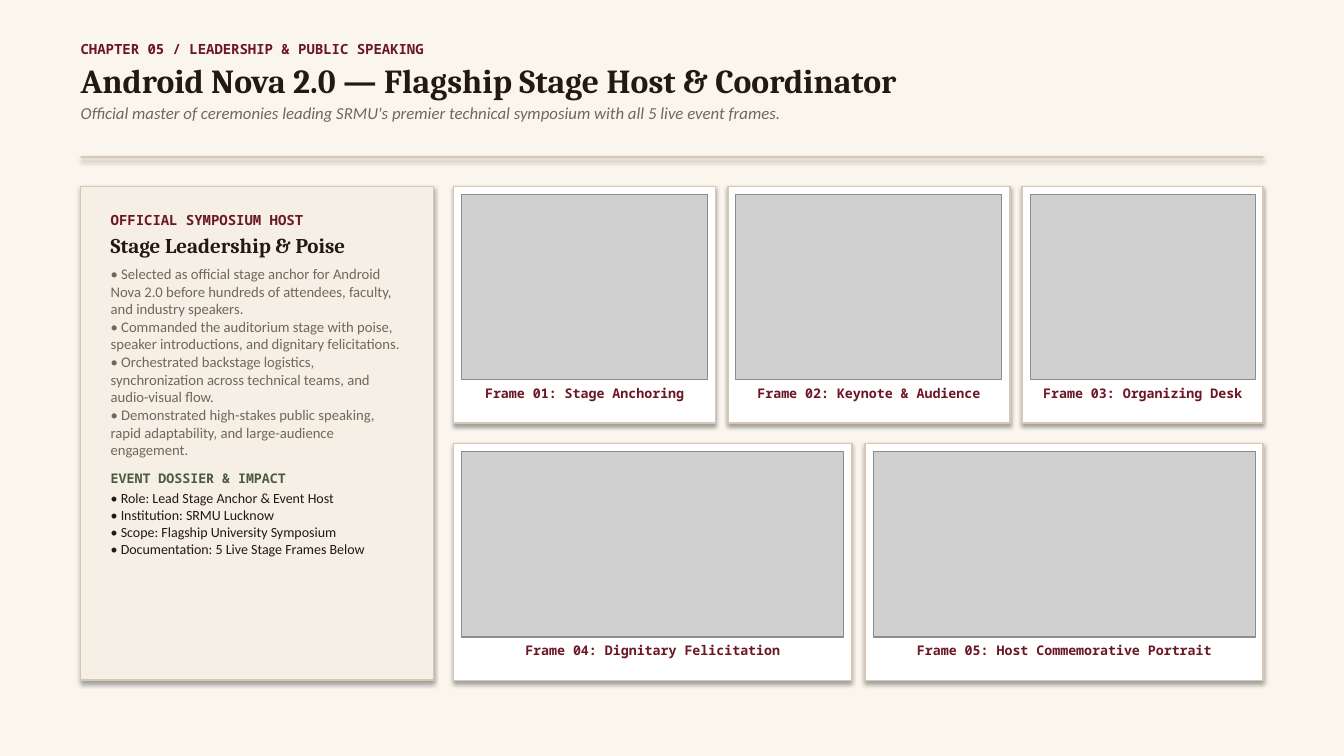
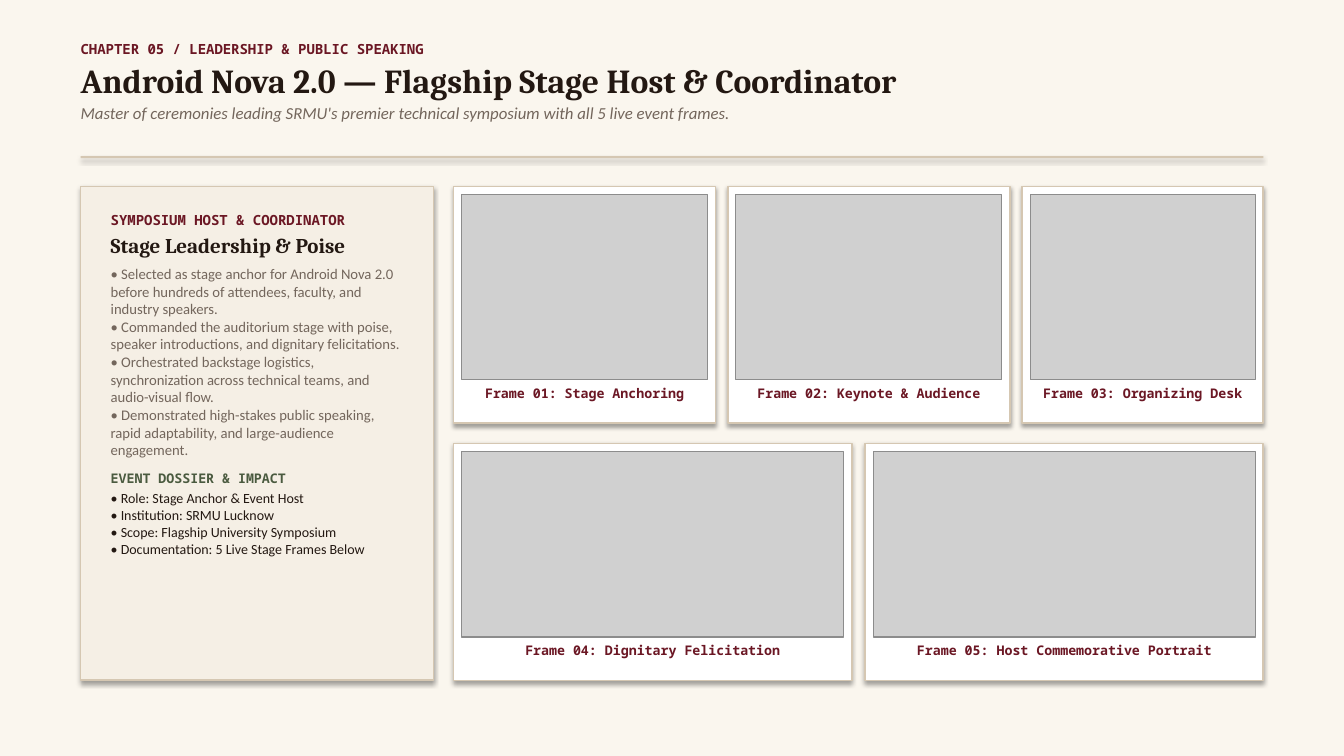
Before and after one commit to Aashi230/portfolio, a slide deck: slide 9 of Aashi_Srivastava_Portfolio_Presentation.pptx. Drawn at 1344x756 pixels with LibreOffice and Linux fonts; fonts in the diff are those of the drawing; grey boxes stand for pictures. Boxes give left, top, right and bottom in pixels: in the first picture for what was removed or moved away, otherwise in the second. Text is boxed around its words. In the diff, an @@ line names an element or a change of style, - is before the commit and + after.

Commit message:
Remove 'Official Stage Host • SRMU Lucknow' badge and references

```diff
--- a/Aashi_Srivastava_Portfolio_Presentation.pptx
+++ b/Aashi_Srivastava_Portfolio_Presentation.pptx
@@ text at (81,107,730,122): text changed @@
-Official master of ceremonies leading SRMU's premier technical symposium with all 5 live event frames.
+Master of ceremonies leading SRMU's premier technical symposium with all 5 live event frames.
@@ text at (111,215,345,225): text changed @@
-OFFICIAL SYMPOSIUM HOST
+SYMPOSIUM HOST & COORDINATOR
@@ text at (111,269,399,458): text changed @@
-• Selected as official stage anchor for Android Nova 2.0 before hundreds of attendees, faculty, and industry speakers.
-• Commanded the auditorium stage with poise, speaker introductions, and dignitary felicitations.
-• Orchestrated backstage logistics, synchronization across technical teams, and audio-visual flow.
-• Demonstrated high-stakes public speaking, rapid adaptability, and large-audience engagement.
+• Selected as stage anchor for Android Nova 2.0 before hundreds of attendees, faculty, and industry speakers.
+• Commanded the auditorium stage with poise, speaker introductions, and dignitary felicitations.
+• Orchestrated backstage logistics, synchronization across technical teams, and audio-visual flow.
+• Demonstrated high-stakes public speaking, rapid adaptability, and large-audience engagement.
@@ text at (121,493,365,557): text changed @@
-• Role: Lead Stage Anchor & Event Host
-• Institution: SRMU Lucknow
-• Scope: Flagship University Symposium
-• Documentation: 5 Live Stage Frames Below
+• Role: Stage Anchor & Event Host
+• Institution: SRMU Lucknow
+• Scope: Flagship University Symposium
+• Documentation: 5 Live Stage Frames Below
```
Also in this commit, not shown: 2 other files.
